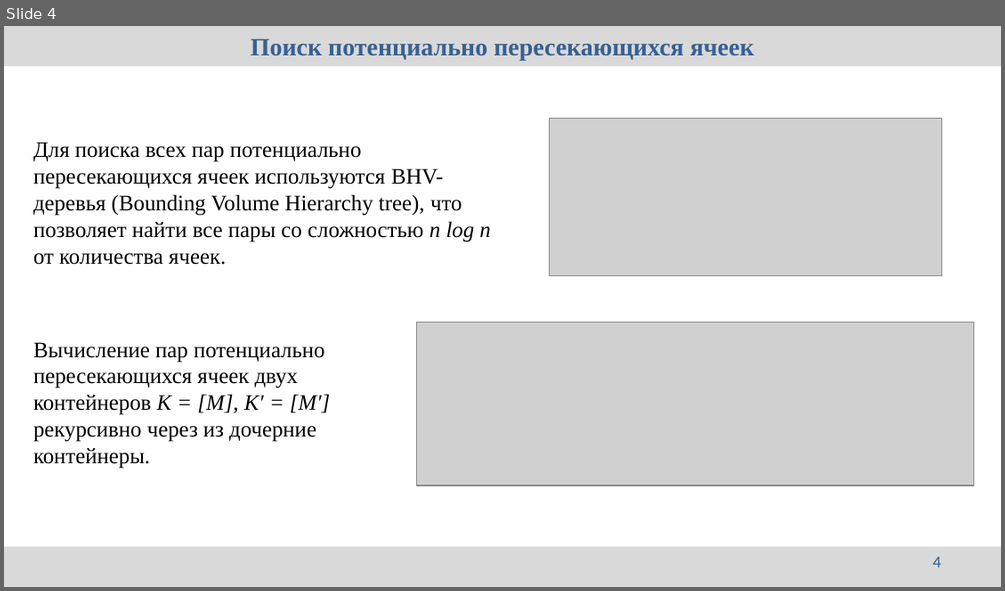
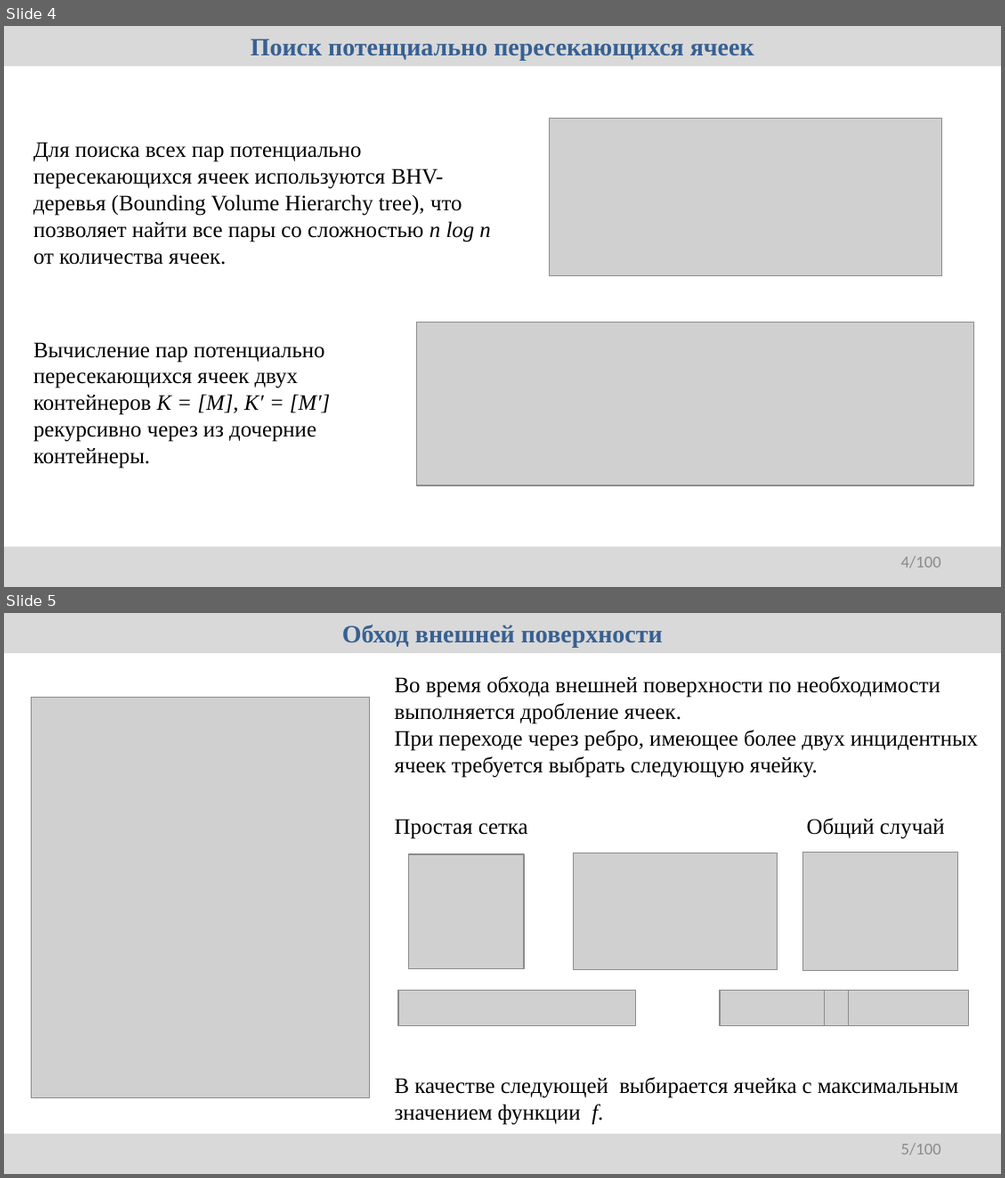
Before and after one commit to r-aax/phd, a slide deck: presentation/2025-10-20/rybakov.pptx. Shown one above the other, each under a label of ours: slide 4 before the commit, slides 4 and 5 after it. The pictures are 1005x591 and 1005x1178 pixels, drawn with LibreOffice and Linux fonts; fonts in the diff are those of the drawing; grey boxes stand for pictures. Boxes give left, top, right and bottom in pixels: in the first picture for what was removed or moved away, otherwise in the second. Text is boxed around its words. In the diff, an @@ line names an element or a change of style, - is before the commit and + after.

```diff
--- a/presentation/2025-10-20/rybakov.pptx
+++ b/presentation/2025-10-20/rybakov.pptx
@@ slide 5 added at <box>4,613,1001,1174</box>, background #FFFFFF @@
@@ rectangle added at <box>4,613,1001,653</box>, fill #D9D9D9, 18 pt, text #376092, bold @@
+Обход внешней поверхности
@@ text added at <box>395,676,978,778</box>, 16 pt, text #000000 @@
+Во время обхода внешней поверхности по необходимости выполняется дробление ячеек.
+При переходе через ребро, имеющее более двух инцидентных ячеек требуется выбрать следующую ячейку.
@@ picture added at <box>32,697,370,1097</box> @@
@@ text added at <box>395,819,528,839</box>, 16 pt, text #000000 @@
+Простая сетка
@@ text added at <box>807,818,945,839</box>, 16 pt, text #000000 @@
+Общий случай
@@ picture added at <box>802,852,957,971</box> @@
@@ picture added at <box>409,854,525,969</box> @@
@@ picture added at <box>574,853,777,970</box> @@
@@ picture added at <box>399,990,636,1026</box> @@
@@ picture added at <box>720,990,825,1026</box> @@
@@ picture added at <box>825,990,855,1026</box> @@
@@ picture added at <box>848,990,968,1026</box> @@
@@ text added at <box>395,1077,958,1125</box>, 16 pt, text #000000 @@
+В качестве следующей выбирается ячейка с максимальным значением функции f.
@@ rectangle added at <box>4,1134,1001,1173</box>, fill #D9D9D9 @@
@@ page number added at <box>901,1143,941,1155</box>, 12 pt, text #8C8C8C @@
+5/100
@@ page number at <box>901,556,941,568</box>: text changed; text colour #376092 to #8C8C8C @@
-4
+4/100
```
Also in this commit, not shown: 2 slides changed, 1 other slide added, 6 other files.
